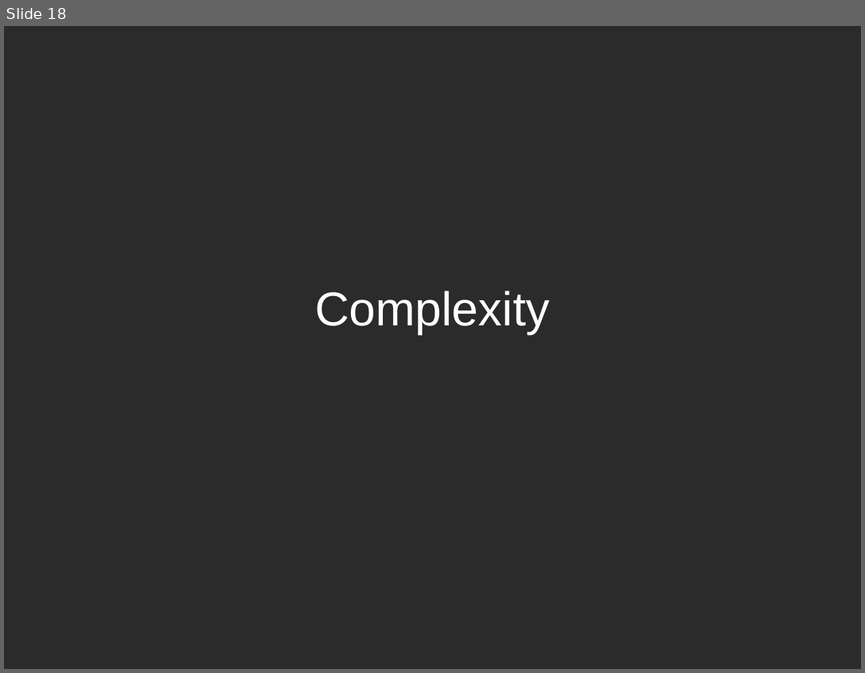
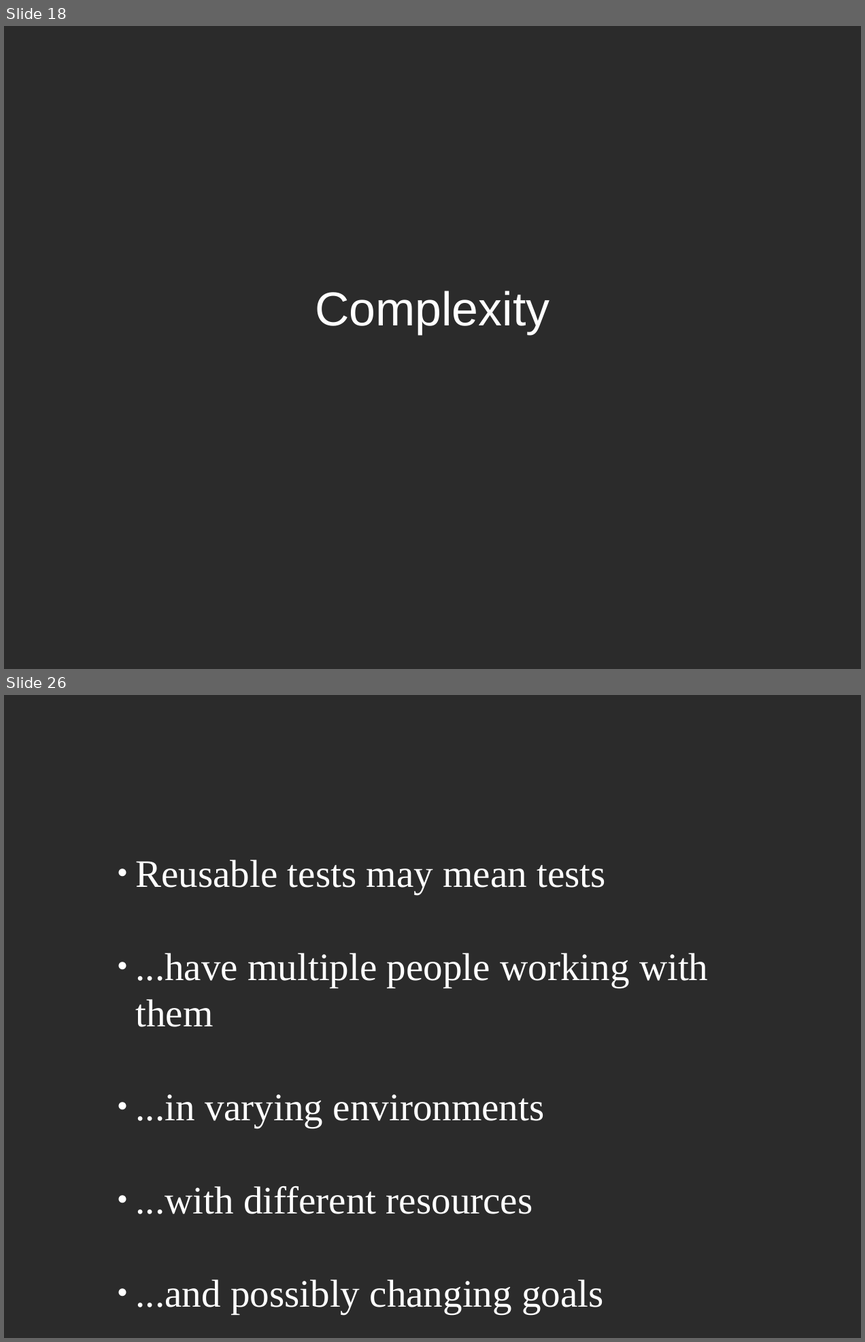
Before and after one commit to joshmgrant/blog-entries, a slide deck: smartbear/presentation.odp. Shown one above the other, each under a label of ours: slide 18 before the commit, slides 18 and 26 after it; the slides between them are not shown. The pictures are 865x673 and 865x1342 pixels, drawn with LibreOffice and Linux fonts; fonts in the diff are those of the drawing; background and template pictures are left out; a plain dark background stands for a picture behind light text. Boxes give left, top, right and bottom in pixels: in the first picture for what was removed or moved away, otherwise in the second. Text is boxed around its words. In the diff, an @@ line names an element or a change of style, - is before the commit and + after.

Commit message:
more changes

```diff
--- a/smartbear/presentation.odp
+++ b/smartbear/presentation.odp
@@ slide 26 added at [4, 695, 861, 1338], background picture (left out) @@
@@ subtitle added at [135, 860, 708, 1313], 36 pt, text #FFFFFF @@
+    ● Reusable tests may mean tests
+    ● ...have multiple people working with them
+    ● ...in varying environments
+    ● ...with different resources
+    ● ...and possibly changing goals
```
Also in this commit, not shown: 26 other slides added.
